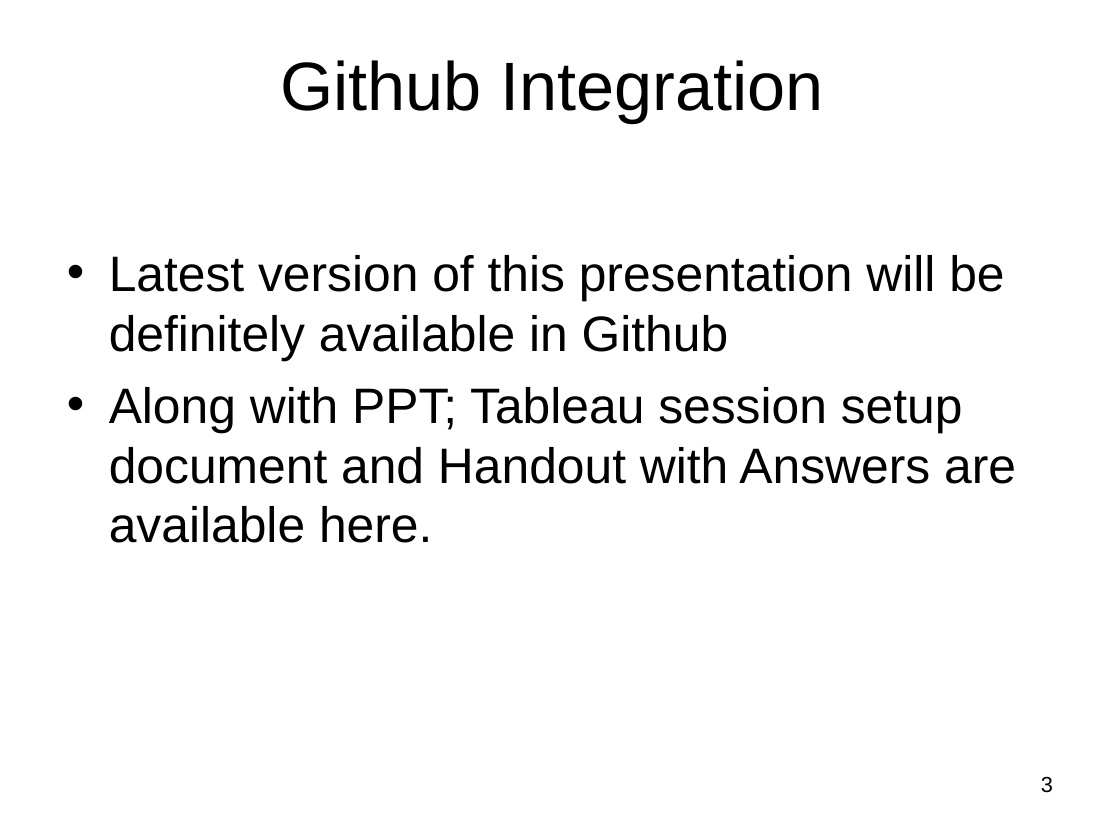
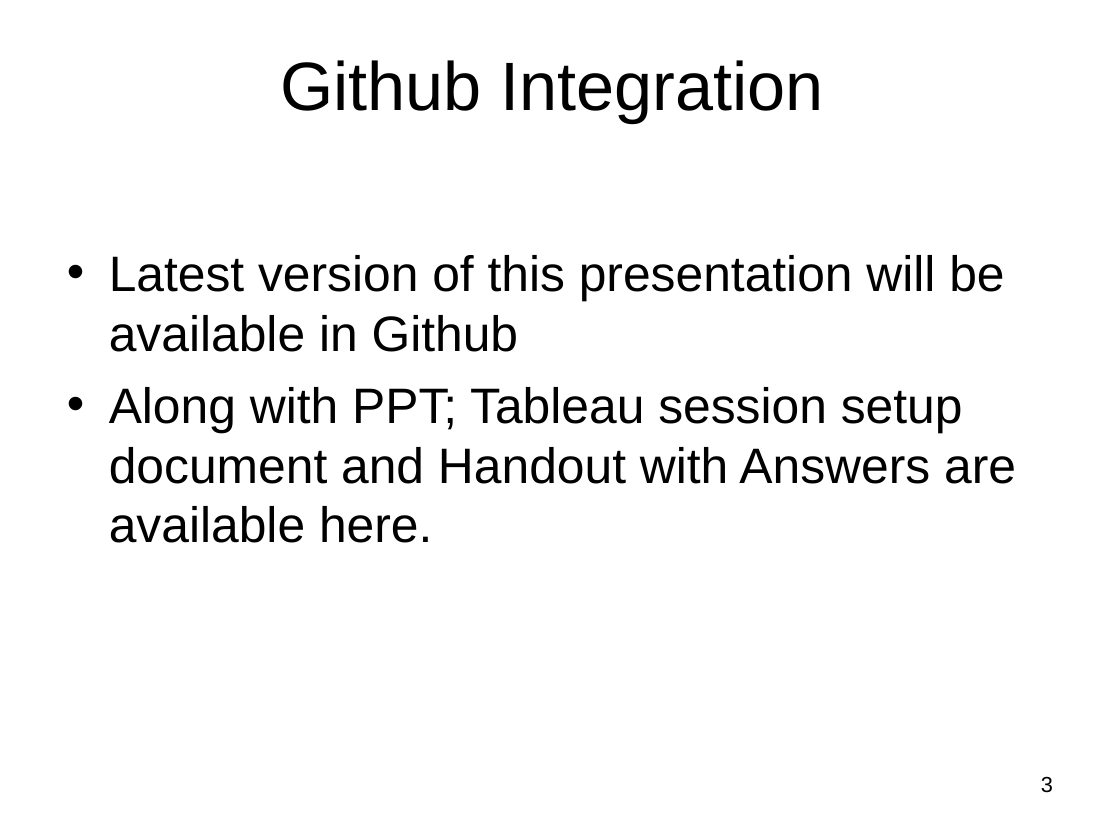
Before and after one commit to raghu-icecraft/tech-talks, a slide deck: slide 3 of Tableau/Mar_18/Tableau_Workshop_PSGTECH_DOMCA.ppt. Drawn at 1120x840 pixels with LibreOffice and Linux fonts; fonts in the diff are those of the drawing; background and template pictures are left out. Boxes give left, top, right and bottom in pixels: in the first picture for what was removed or moved away, otherwise in the second. Text is boxed around its words. In the diff, an @@ line names an element or a change of style, - is before the commit and + after.

```diff
--- a/Tableau/Mar_18/Tableau_Workshop_PSGTECH_DOMCA.ppt
+++ b/Tableau/Mar_18/Tableau_Workshop_PSGTECH_DOMCA.ppt
@@ text at <box>109,255,1004,352</box>: text changed @@
-• Latest version of this presentation will be definitely available in Github
+• Latest version of this presentation will be available in Github
```
Also in this commit, not shown: 3 other slides changed, 4 slides added.
